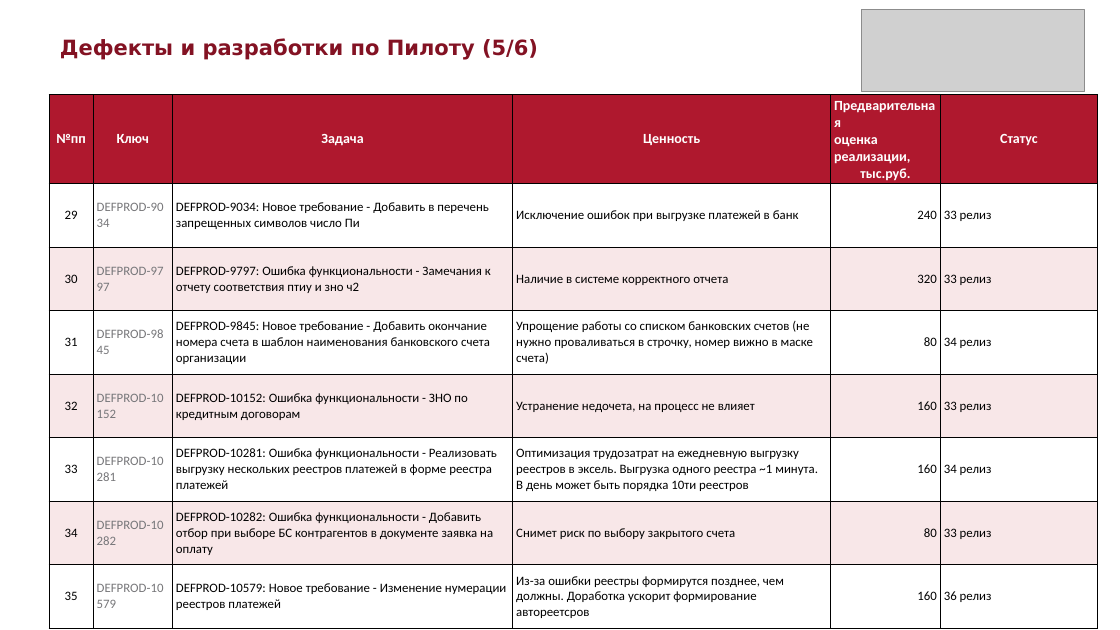
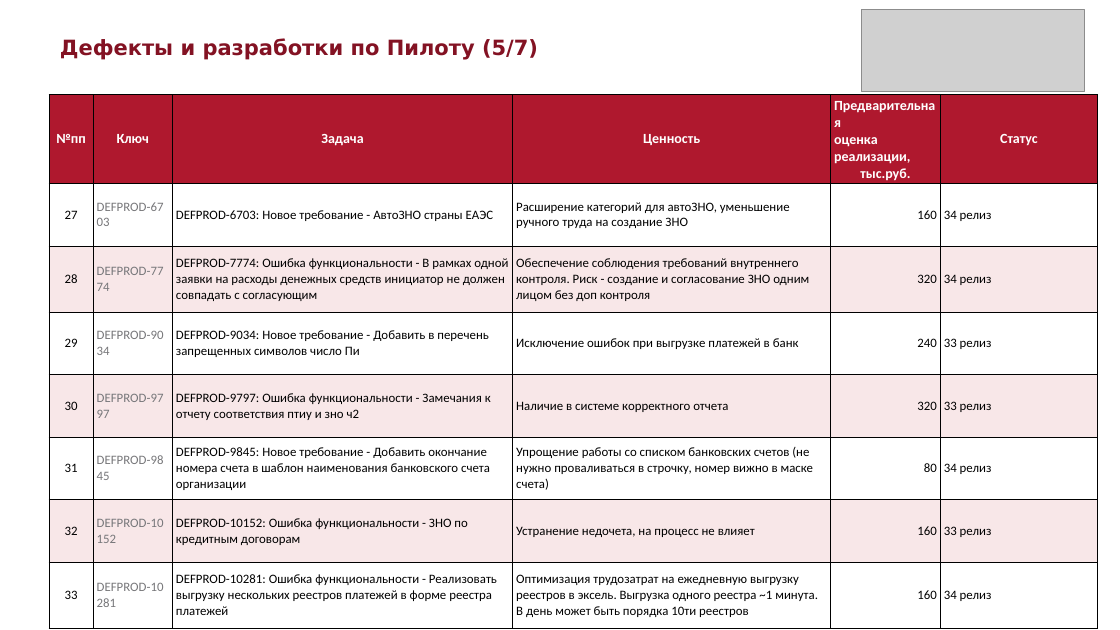
Before and after one commit to sokrat-in-me/pptx, a slide deck: slide 5 of Дефекты_и_разработки_по_Пилоту.pptx. Drawn at 1120x630 pixels with LibreOffice and Linux fonts; fonts in the diff are those of the drawing; grey boxes stand for pictures. Boxes give left, top, right and bottom in pixels: in the first picture for what was removed or moved away, otherwise in the second. Text is boxed around its words. In the diff, an @@ line names an element or a change of style, - is before the commit and + after.

```diff
--- a/Дефекты_и_разработки_по_Пилоту.pptx
+++ b/Дефекты_и_разработки_по_Пилоту.pptx
@@ text at (x1=60, y1=38, x2=538, y2=60): text changed @@
-Дефекты и разработки по Пилоту (5/6)
+Дефекты и разработки по Пилоту (5/7)
@@ table at (x1=49, y1=95, x2=1098, y2=621) @@
+row 2: 27 | DEFPROD-6703 | DEFPROD-6703: Новое требование - АвтоЗНО страны ЕАЭС | Расширение категорий для автоЗНО, уменьшение ручного труда на создание ЗНО | 160 | 34 релиз
+row 3: 28 | DEFPROD-7774 | DEFPROD-7774: Ошибка функциональности - В рамках одной заявки на расходы денежных средств инициатор не должен совпадать с согласующим | Обеспечение соблюдения требований внутреннего контроля. Риск - создание и согласование ЗНО одним лицом без доп контроля | 320 | 34 релиз
-row 7: 34 | DEFPROD-10282 | DEFPROD-10282: Ошибка функциональности - Добавить отбор при выборе БС контрагентов в документе заявка на оплату | Снимет риск по выбору закрытого счета | 80 | 33 релиз
-row 8: 35 | DEFPROD-10579 | DEFPROD-10579: Новое требование - Изменение нумерации реестров платежей | Из-за ошибки реестры формирутся позднее, чем должны. Доработка ускорит формирование автореетсров | 160 | 36 релиз
```
Also in this commit, not shown: 5 other slides changed, 1 slide added, 1 other file.
